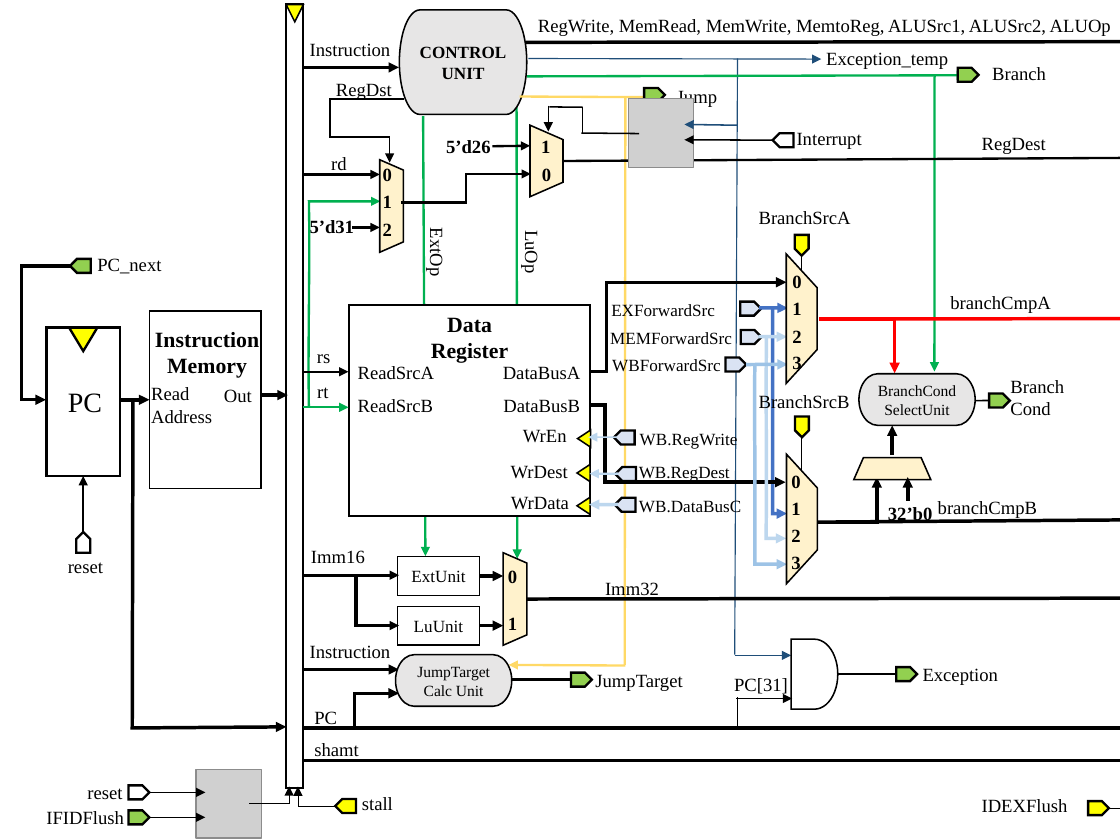
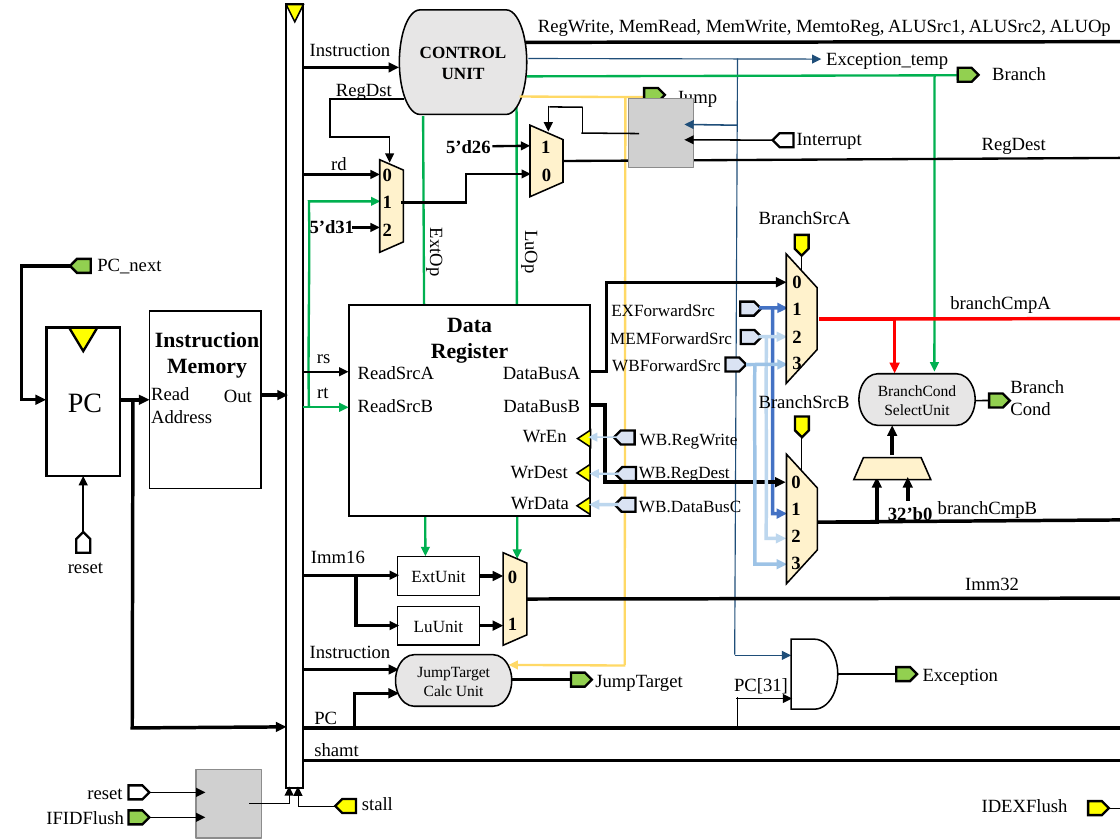
Before and after one commit to baron0426/Pipeline, a slide deck: slide 2 of fig.pptx. Drawn at 1120x840 pixels with LibreOffice and Linux fonts; fonts in the diff are those of the drawing; grey boxes stand for pictures. Boxes give left, top, right and bottom in pixels: in the first picture for what was removed or moved away, otherwise in the second. Text is boxed around its words. In the diff, an @@ line names an element or a change of style, - is before the commit and + after.

```diff
--- a/fig.pptx
+++ b/fig.pptx
@@ text "Imm32" rewrapped from (605, 581, 659, 600) to (965, 577, 1019, 591) @@
```
Also in this commit, not shown: 1 other slide changed, 1 slide removed.
